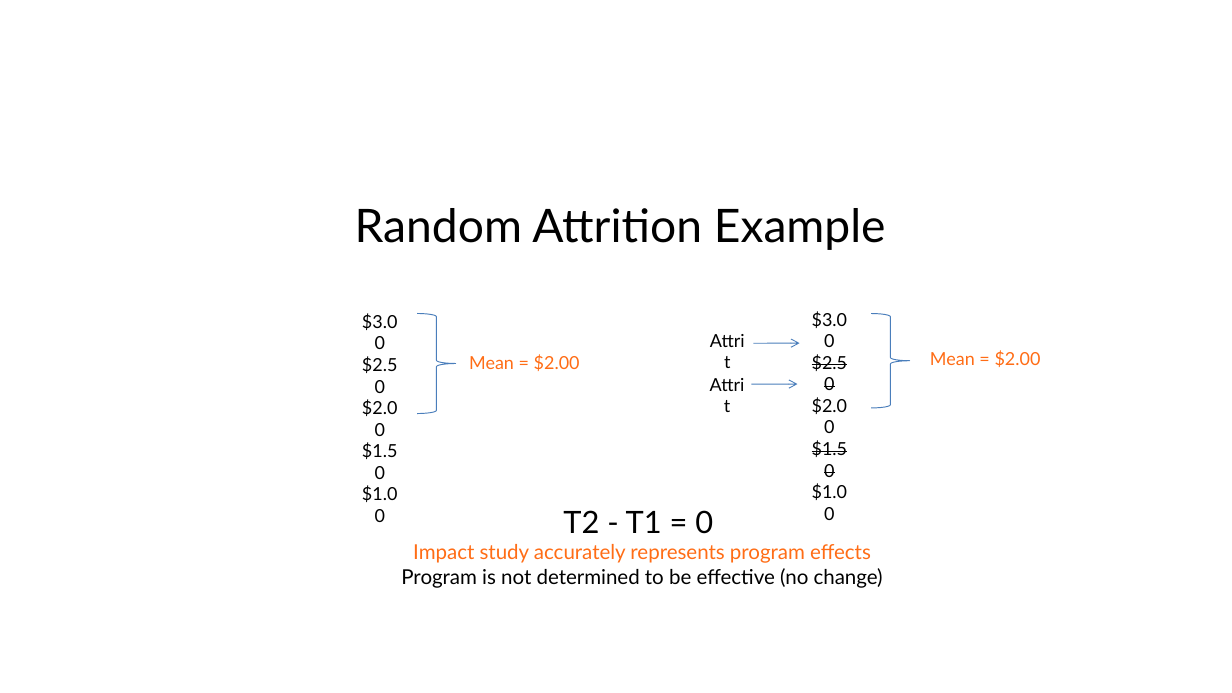
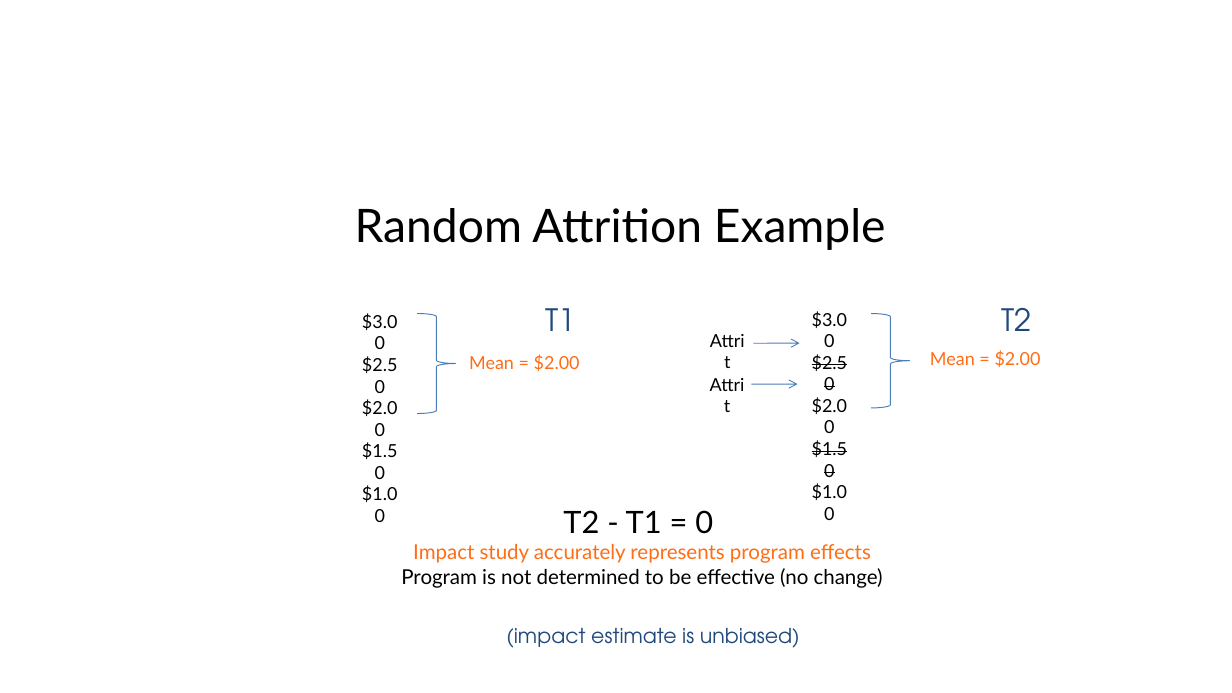
Before and after one commit to DS4PS/cpp-524-sum-2021, a slide deck: slide 25 of lectures/p-02-tests-for-cf-validity.pptx. Drawn at 1232x693 pixels with LibreOffice and Linux fonts; fonts in the diff are those of the drawing. Boxes give left, top, right and bottom in pixels: in the first picture for what was removed or moved away, otherwise in the second. Text is boxed around its words. In the diff, an @@ line names an element or a change of style, - is before the commit and + after.

```diff
--- a/lectures/p-02-tests-for-cf-validity.pptx
+++ b/lectures/p-02-tests-for-cf-validity.pptx
@@ text added at box(546, 308, 576, 331), 24 pt, text #1F497D @@
+T1
@@ text added at box(1002, 308, 1032, 331), 24 pt, text #1F497D @@
+T2
@@ text added at box(506, 628, 800, 648), 16 pt, text #1F497D @@
+(impact estimate is unbiased)
```
Also in this commit, not shown: 8 other slides changed, 4 slides added, 1 other file.
